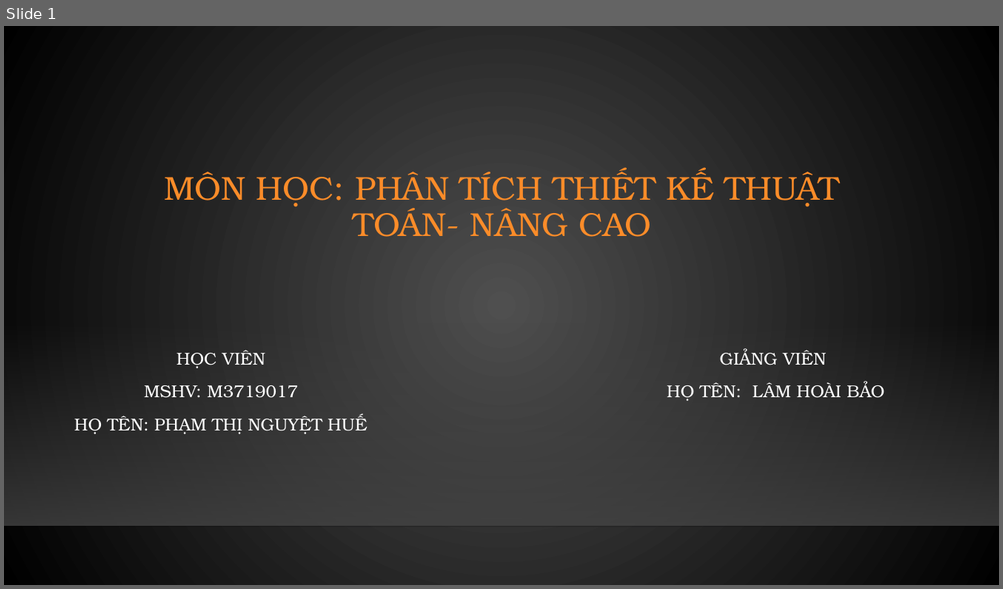
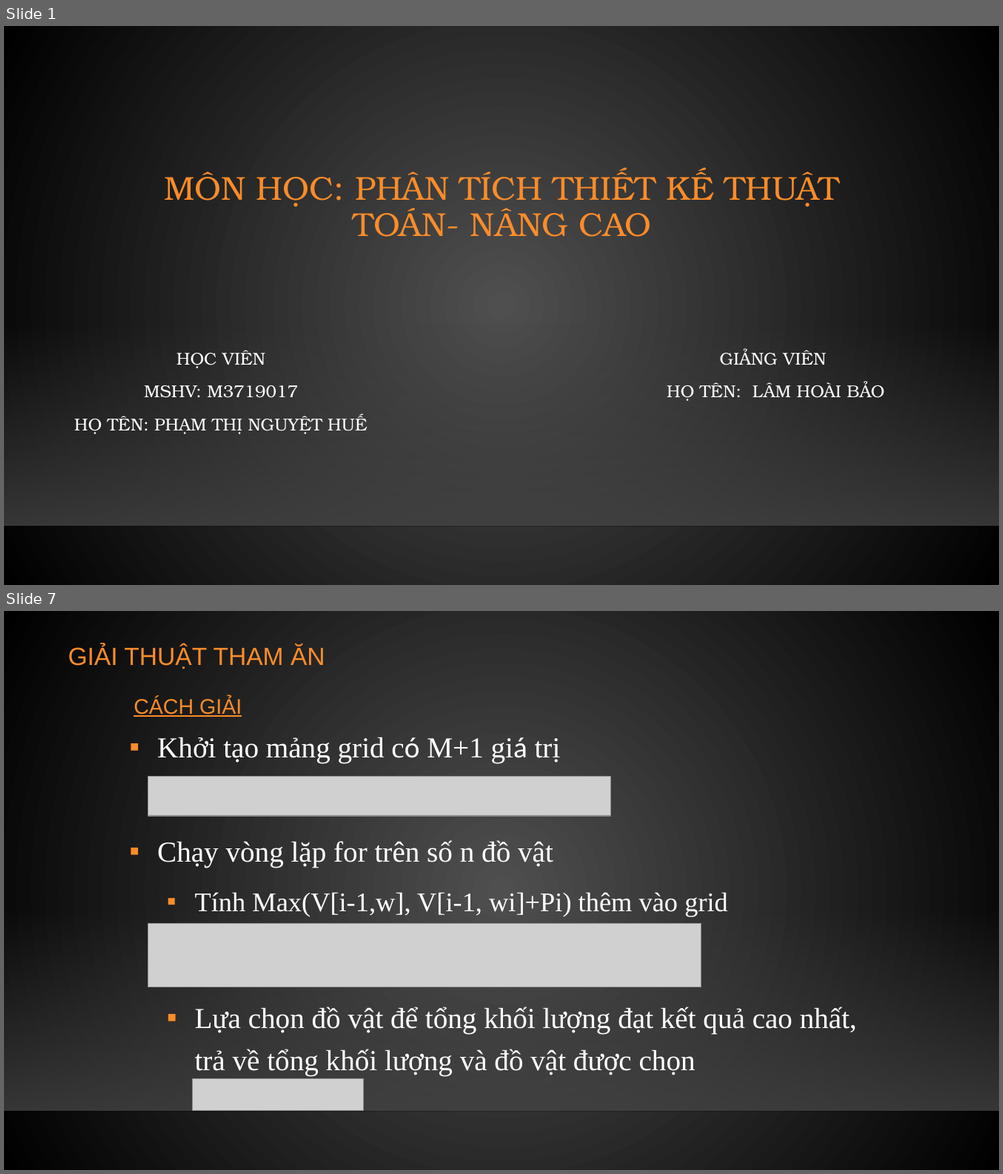
Before and after one commit to NguyetHue/PTTK_TTNC, a slide deck: BaoCao.pptx. Shown one above the other, each under a label of ours: slide 1 before the commit, slides 1 and 7 after it; the slides between them are not shown. The pictures are 1003x589 and 1003x1174 pixels, drawn with LibreOffice and Linux fonts; fonts in the diff are those of the drawing; grey boxes stand for pictures; background and template pictures are left out. Boxes give left, top, right and bottom in pixels: in the first picture for what was removed or moved away, otherwise in the second. Text is boxed around its words. In the diff, an @@ line names an element or a change of style, - is before the commit and + after.

```diff
--- a/BaoCao.pptx
+++ b/BaoCao.pptx
@@ slide 7 added at (4,611,999,1170), background gradient #505050 to #000000; not listed: 2 template elements that a slide beside it also shows @@
@@ title added at (68,645,325,669), 24 pt, text #FB8C29 @@
+GIẢI THUẬT THAM ĂN
@@ text added at (134,697,242,717), 20.4 pt, text #FB8C29, underline @@
+CÁCH GIẢI
@@ text added at (157,737,856,1076), 28 pt, text #FFFFFF @@
+    ▪ Khởi tạo mảng grid có M+1 giá trị
+    ▪ Chạy vòng lặp for trên số n đồ vật
+      ▪ Tính Max(V[i-1,w], V[i-1, wi]+Pi) thêm vào grid
+      ▪ Lựa chọn đồ vật để tổng khối lượng đạt kết quả cao nhất, trả về tổng khối lượng và đồ vật được chọn
@@ picture added at (148,776,611,815) @@
@@ picture added at (148,923,701,987) @@
@@ picture added at (192,1079,364,1111) @@
```
Also in this commit, not shown: 1 slide changed, 8 other slides added, 2 slides removed, 6 other files.
